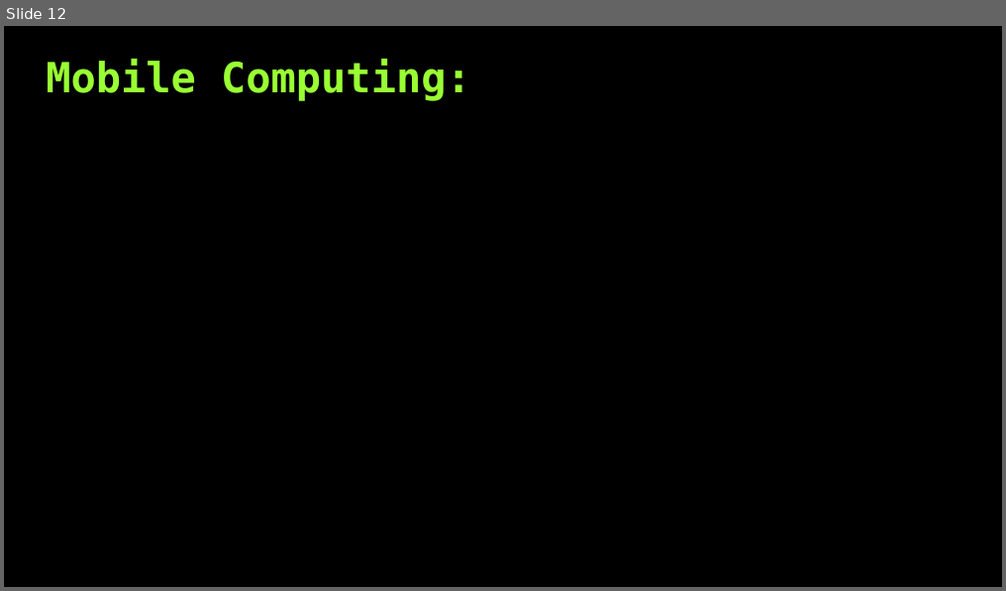
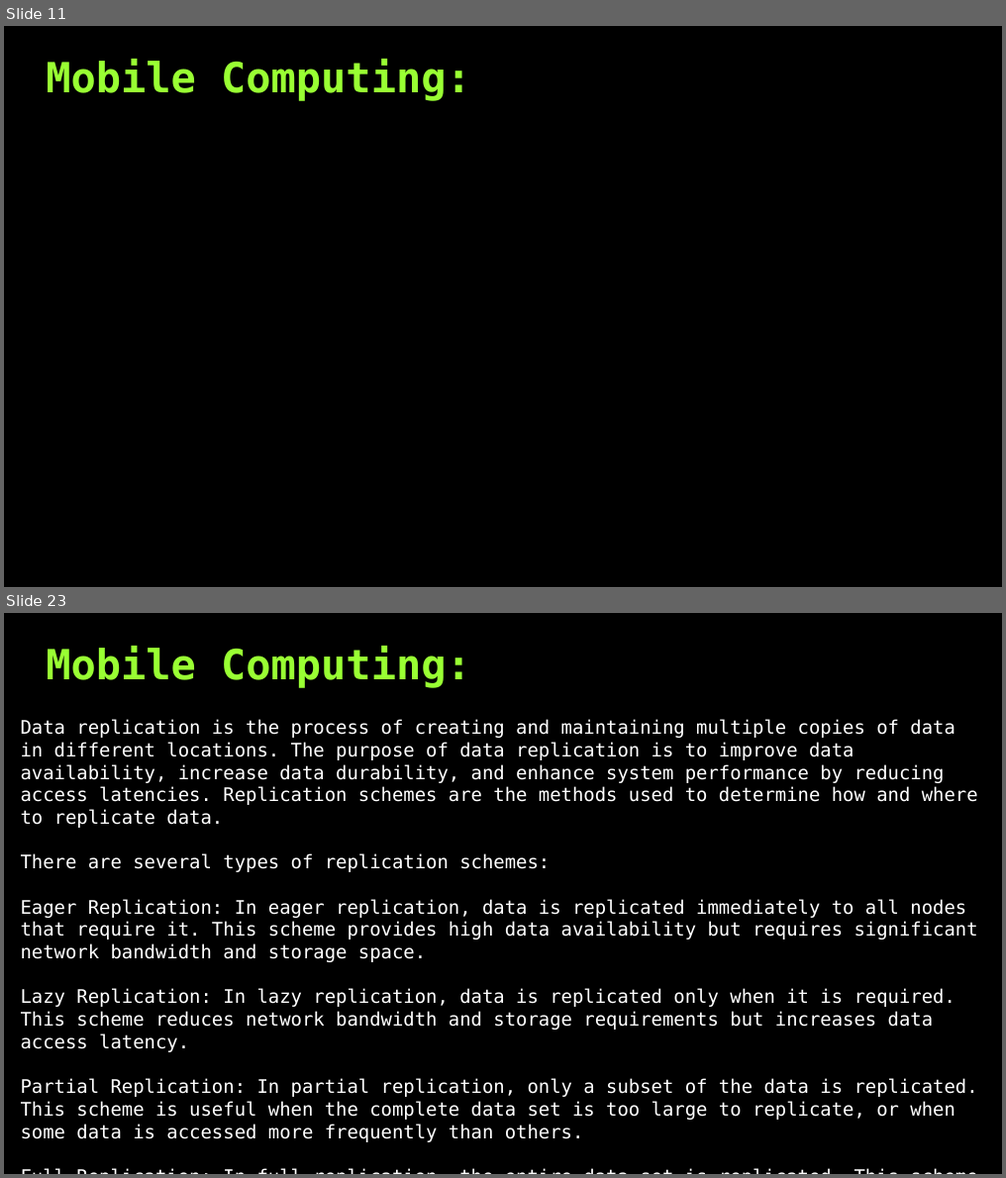
Before and after one commit to ideepankarsharma2003/BCA, a slide deck: TBC 604 Mobile Computing/CompleteNotes.pptx. Shown one above the other, each under a label of ours: slide 12 before the commit, slides 11 and 23 after it; the slides between them are not shown. The pictures are 1006x591 and 1006x1178 pixels, drawn with LibreOffice and Linux fonts; fonts in the diff are those of the drawing. Boxes give left, top, right and bottom in pixels: in the first picture for what was removed or moved away, otherwise in the second. Text is boxed around its words. In the diff, an @@ line names an element or a change of style, - is before the commit and + after.

```diff
--- a/TBC 604 Mobile Computing/CompleteNotes.pptx
+++ b/TBC 604 Mobile Computing/CompleteNotes.pptx
@@ slide 23 added at bbox=[4, 613, 1002, 1174], background #000000 @@
@@ title added at bbox=[46, 646, 471, 688], 40 pt, text #99FF33, bold @@
+Mobile Computing:
@@ text added at bbox=[21, 719, 978, 1143], 18 pt, text #FFFFFF @@
+Data replication is the process of creating and maintaining multiple copies of data in different locations. The purpose of data replication is to improve data availability, increase data durability, and enhance system performance by reducing access latencies. Replication schemes are the methods used to determine how and where to replicate data.
+There are several types of replication schemes:
+Eager Replication: In eager replication, data is replicated immediately to all nodes that require it. This scheme provides high data availability but requires significant network bandwidth and storage space.
+Lazy Replication: In lazy replication, data is replicated only when it is required. This scheme reduces network bandwidth and storage requirements but increases data access latency.
+Partial Replication: In partial replication, only a subset of the data is replicated. This scheme is useful when the complete data set is too large to replicate, or when some data is accessed more frequently than others.
+Full Replication: In full replication, the entire data set is replicated. This scheme provides high data availability but requires significant network bandwidth and storage space.
@@ what was slide 12 is now slide 11 @@
```
Also in this commit, not shown: 32 other slides added, 42 other files.
